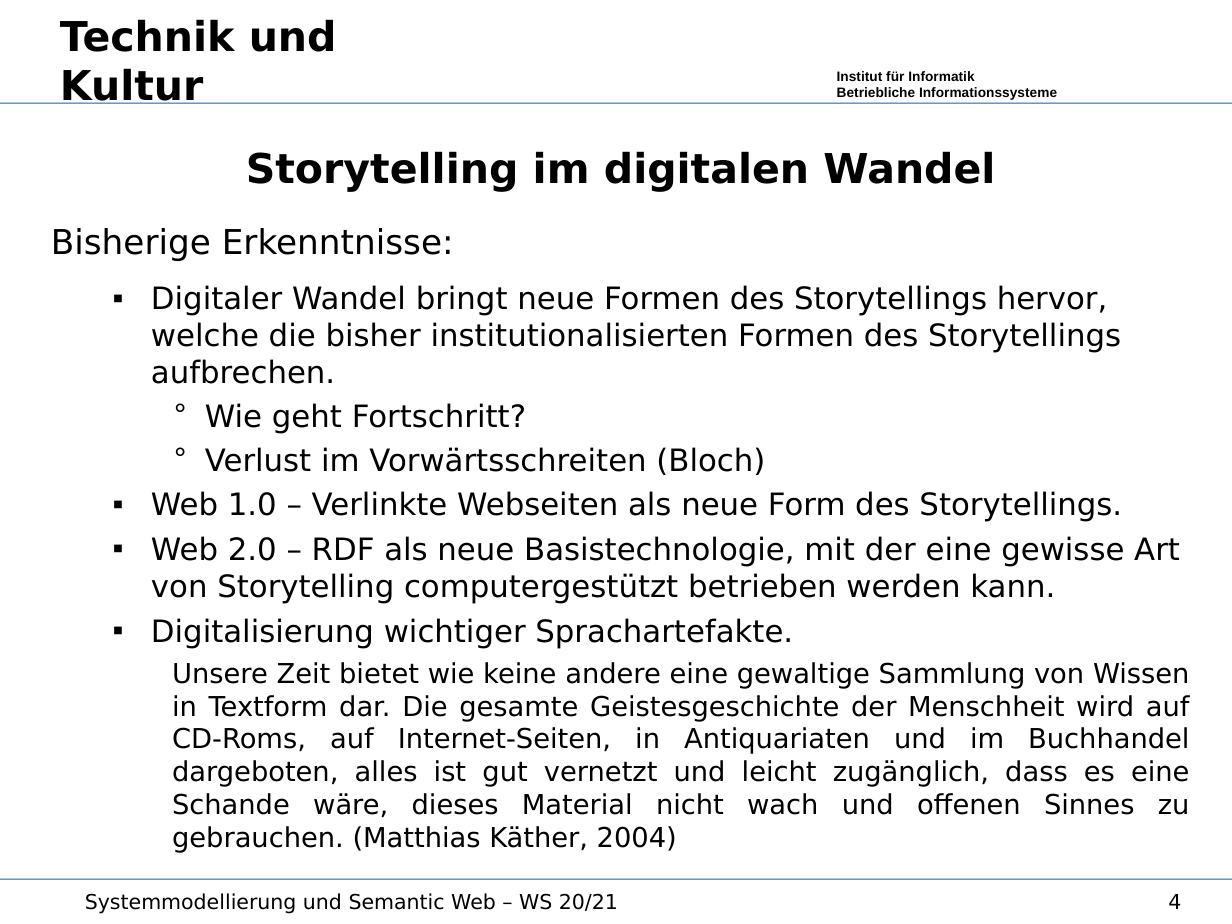
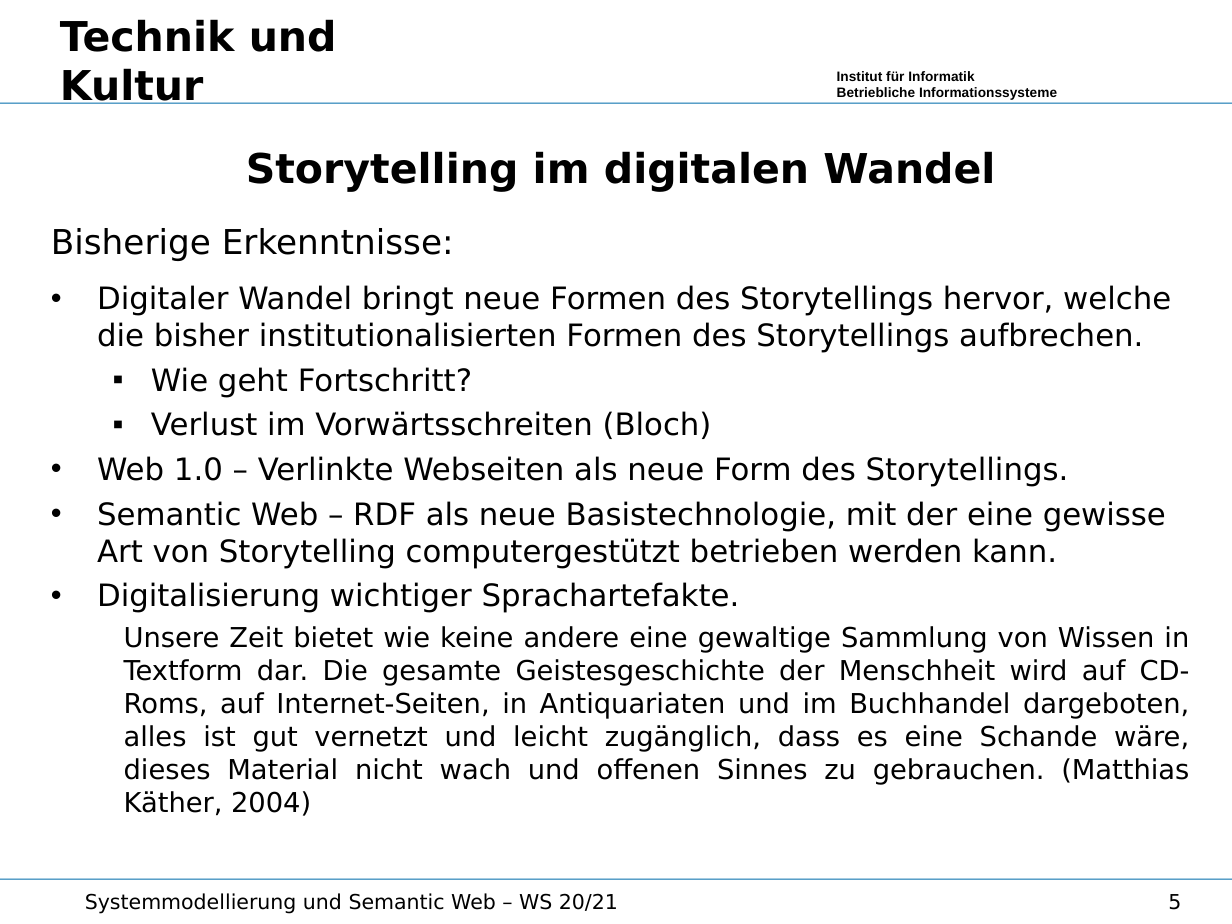
Before and after one commit to wumm-project/Leipzig-Seminar, a slide deck: slide 5 of Wintersemester-2020/Vorlesung/Storytelling.odp (slide 4 before the commit). Drawn at 1232x924 pixels with LibreOffice and Linux fonts; fonts in the diff are those of the drawing; background and template pictures are left out. Boxes give left, top, right and bottom in pixels: in the first picture for what was removed or moved away, otherwise in the second. Text is boxed around its words. In the diff, an @@ line names an element or a change of style, - is before the commit and + after.

```diff
--- a/Wintersemester-2020/Vorlesung/Storytelling.odp
+++ b/Wintersemester-2020/Vorlesung/Storytelling.odp
@@ text at (x1=97, y1=285, x2=1190, y2=816): bullet ▪ to •; list level 2 to 1 in "Digitaler Wandel bringt neue Formen ..."; bullet ° to ▪; list level 3 to 2 in "Wie geht Fortschritt?"; list level 3 to 2 in "Verlust im Vorwärtsschreiten (Bloch)"; list level 2 to 1 in "Web 1.0 – Verlinkte Webseiten ..."; list level 2 to 1 in "Digitalisierung wichtiger Sprachartefakte."; indent changed @@
@@ text at (x1=97, y1=501, x2=1166, y2=569): text changed @@
-  ▪ Web 2.0 – RDF als neue Basistechnologie, mit der eine gewisse Art von Storytelling computergestützt betrieben werden kann.
+• Semantic Web – RDF als neue Basistechnologie, mit der eine gewisse Art von Storytelling computergestützt betrieben werden kann.
@@ page number at (x1=1168, y1=894, x2=1181, y2=910): text changed @@
-4
+5
```
Also in this commit, not shown: 5 other slides changed, 1 slide added, 21 slides removed, 6 other files.
